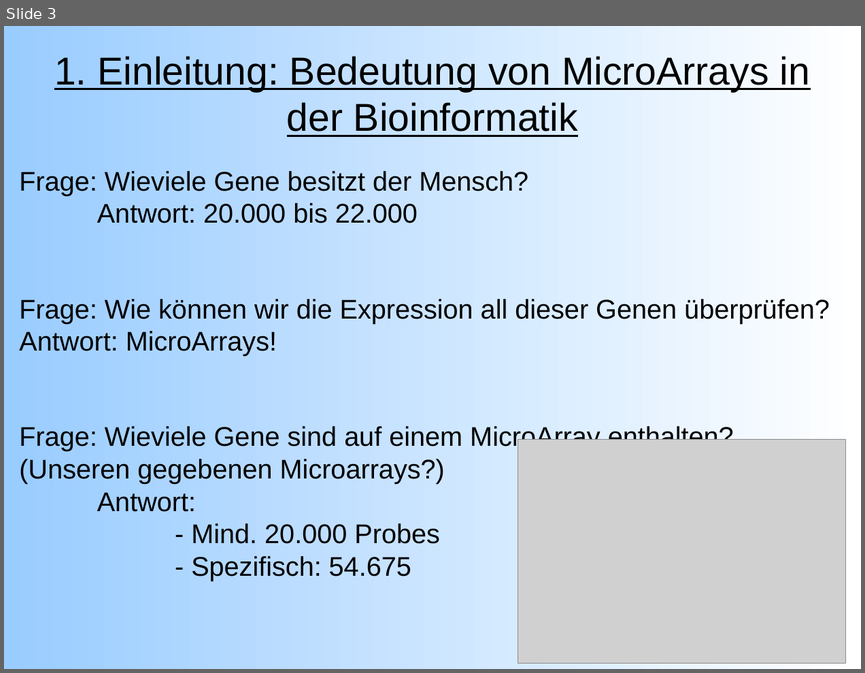
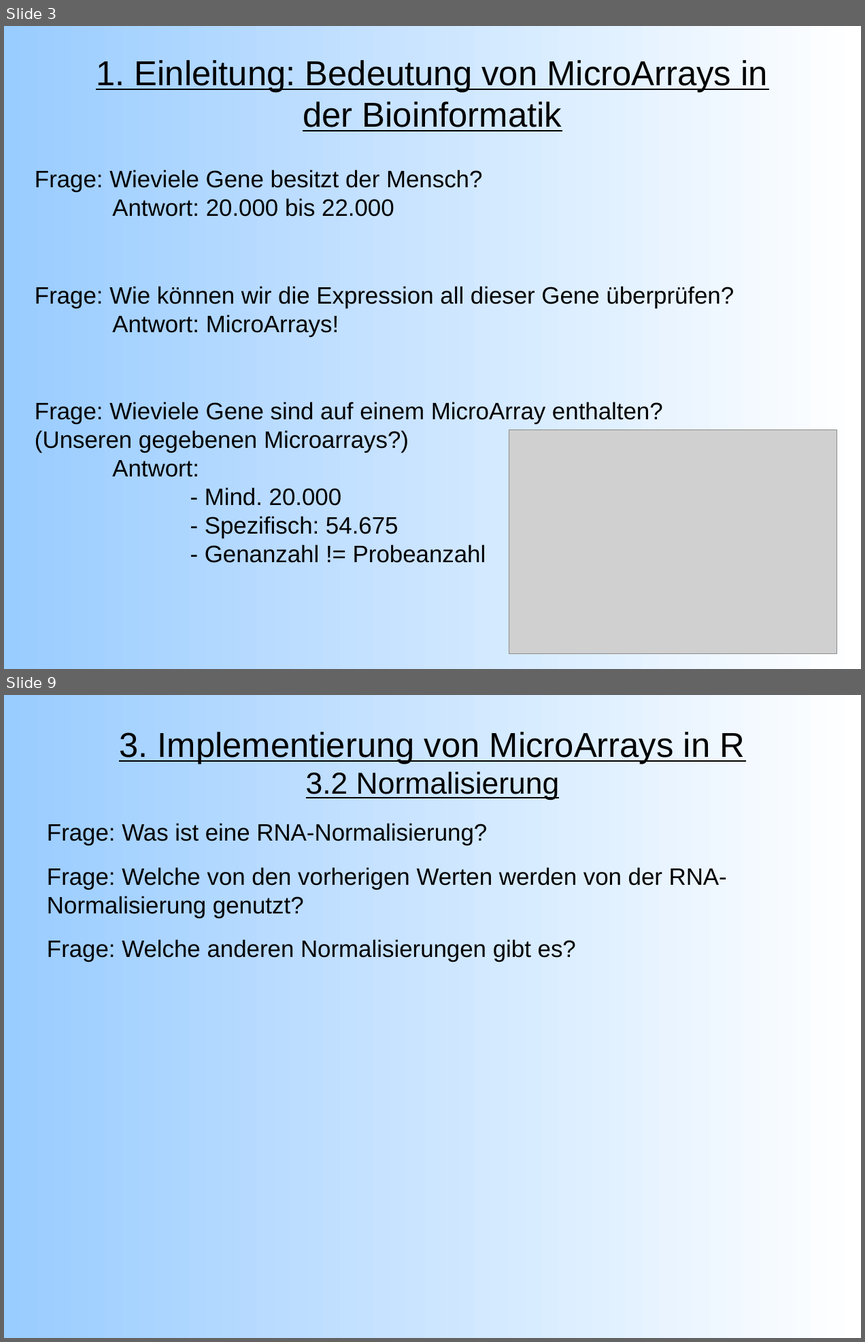
Before and after one commit to emmkey/GenEx, a slide deck: W1 Praesentation.odp. Shown one above the other, each under a label of ours: slide 3 before the commit, slides 3 and 9 after it; the slides between them are not shown. The pictures are 865x673 and 865x1342 pixels, drawn with LibreOffice and Linux fonts; fonts in the diff are those of the drawing; grey boxes stand for pictures. Boxes give left, top, right and bottom in pixels: in the first picture for what was removed or moved away, otherwise in the second. Text is boxed around its words. In the diff, an @@ line names an element or a change of style, - is before the commit and + after.

```diff
--- a/W1 Praesentation.odp
+++ b/W1 Praesentation.odp
@@ slide 9 added at box(4, 695, 861, 1338), background gradient #99CCFF to #FFFFFF @@
@@ title added at box(119, 732, 745, 800), 32 pt, text #000000, underline @@
+3. Implementierung von MicroArrays in R
+3.2 Normalisierung
@@ text added at box(47, 823, 727, 962), 22 pt, text #000000 @@
+Frage: Was ist eine RNA-Normalisierung?
+Frage: Welche von den vorherigen Werten werden von der RNA-Normalisierung genutzt?
+Frage: Welche anderen Normalisierungen gibt es?
@@ slide 3 changed as well @@
@@ title "1. Einleitung: Bedeutung von MicroArrays ..." at box(96, 60, 768, 131): size 36 to 32 pt @@
@@ text "Frage: Wieviele Gene besitzt der ...": place and size @@
-text "Frage: Wieviele Gene besitzt der ..." at box(19, 171, 830, 580)
+text "Frage: Wieviele Gene besitzt der ..." at box(35, 169, 734, 563)
@@ text at box(35, 169, 482, 216): size 25 to 22 pt in "Frage: Wieviele Gene besitzt der Mensch? Antwort: ..." @@
@@ text at box(35, 286, 734, 563): text changed; size 25 to 22 pt @@
-Frage: Wie können wir die Expression all dieser Genen überprüfen? Antwort: MicroArrays!
-Frage: Wieviele Gene sind auf einem MicroArray enthalten?
-(Unseren gegebenen Microarrays?)
-Antwort:
-- Mind. 20.000 Probes
-- Spezifisch: 54.675
+Frage: Wie können wir die Expression all dieser Gene überprüfen? Antwort: MicroArrays!
+Frage: Wieviele Gene sind auf einem MicroArray enthalten?
+(Unseren gegebenen Microarrays?)
+Antwort:
+- Mind. 20.000
+- Spezifisch: 54.675
+- Genanzahl != Probeanzahl
@@ picture: place and size @@
-picture at box(518, 439, 846, 662)
+picture at box(509, 429, 838, 654)
```
Also in this commit, not shown: 11 other slides changed, 1 other slide added.
